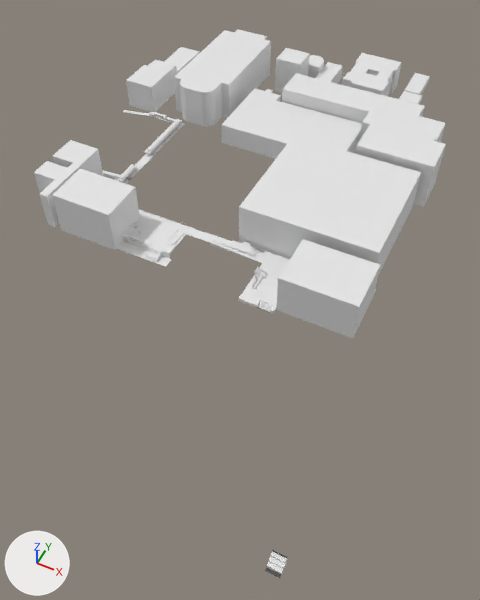
Before and after pictures for a commit that changed the Blender file VRCoaster.blend.
Rendered twice from a 50 mm lens placed at (28.0, -243.0, 243.0), pointed at (-79.0, -27.0, -27.0). Lighting does not change. The marker at lower left points along +X, +Y and +Z.

Names of what the first picture shows: '平面', '平面.001', '平面.003', '立方体', '立方体.002', '立方体.004', '立方体.005', '立方体.006', '立方体.007', '立方体.009', '立方体.010', '立方体.011', '立方体.021'.
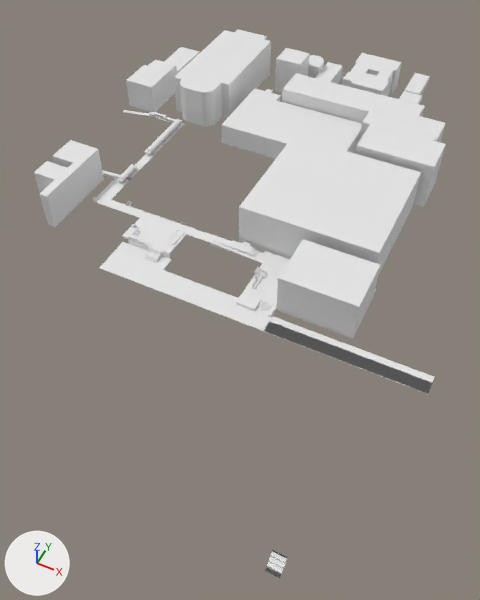
Location of each change, [x1, y1, x2, y2] in pixels of the pictures (480 x 600 px):
'平面.001', reshaped (500% wider, 488% taller): before [117, 242, 172, 267]; after [99, 242, 434, 394]
'立方体.002', hidden: before [52, 169, 140, 250]

What changed in the scene script:
```text
Change me_平面_001:
    used by ob_平面_001; location = (-126.7, -40.1, 0.0)
    remove me_平面_001.from_pydata(...)  # 4 vertices, 1 face; spans x -16.4..13.7, y -5.1..0.9, z 0.0
    add me_平面_001.from_pydata(...)  # 22 vertices, 11 faces; spans x -16.4..155.4, y -21.1..0.9, z 0.0
    me_平面_001 part 1
    1 vertex is removed from x 13.7, y -5.1, z 0.0
    1 face is deleted
    1 vertex moves from x -16.4, y -5.1, z 0.0 to x -16.4, y -7.6, z 0.0
    14 vertices are added at x -16.4..155.4, y -21.1..-7.6, z 0.0
    5 new vertices lie (62.7, 0.0, 0.0) away from vertices in x 13.7, y -21.1..-7.6, z 0.0
    11 new faces join them
Change ob_立方体_002:
    add ob_立方体_002.hide_set(True)
```
